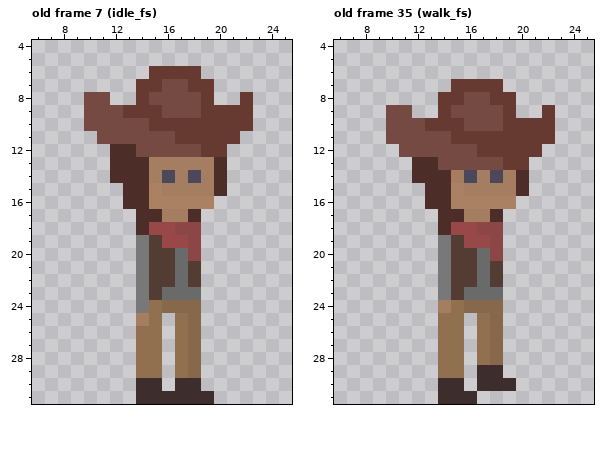
Two versions of one pixel-art file, COP4053/Assets/Art/Aesprites/cowboi.aseprite. That is the earlier state.
32x32 pixels, 64 frames. Colours within 5 levels of each other are drawn and written as one. Shown: old frame 7 (idle_fs): x 6..25, y 4..31; old frame 35 (walk_fs): x 6..25, y 4..31. The commit also changed other frames, which this record leaves out.
And afterwards:
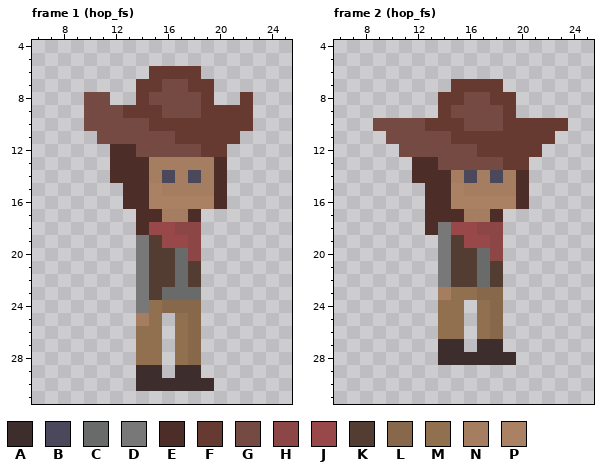
Palette (. is transparent): A #3e2d2d  B #4a485a  C #696a6a  D #787878  E #4c2d28  F #663931  G #754a42  H #8c4646  J #984848  K #533c31  L #87684a  M #91704f  N #a57d60  P #ab8163
A new or re-ordered frame is compared with the old frame closest to it.
Edits made:
frames 64 -> 87
Frame 1 (hop_fs) is new; against old frame 7 (idle_fs), layer "Layer 1":
y 16: x 20 . -> E
y 29: x 14..15 MM -> AA; x 17..18 ML -> AA
y 30: x 16 . -> A; x 19 . -> A
y 31: x 14..19 AAAAAA -> ......
Frame 2 (hop_fs) is new; against old frame 35 (walk_fs), layers "Layer 2", "Layer 1":
y 9: x 10..11 GG -> ..; x 22 F -> .
y 10: x 9 . -> G; x 23 . -> F
y 16: x 20 . -> E
y 17: x 13 . -> E
y 18: x 13..14 .E -> ED
y 23: x 14..18 DKCCC -> NMMLL
y 24: x 14 N -> M; x 16..17 LL -> .M
y 27: x 14..15 MM -> AA; x 17..18 ML -> AA
y 28: x 14..19 MM.ML. -> AAAAAA
y 29: x 14..15 MM -> ..; x 17..18 AA -> ..
y 30: x 14..15 AA -> ..; x 17..19 AAA -> ...
y 31: x 14..16 AAA -> ...
